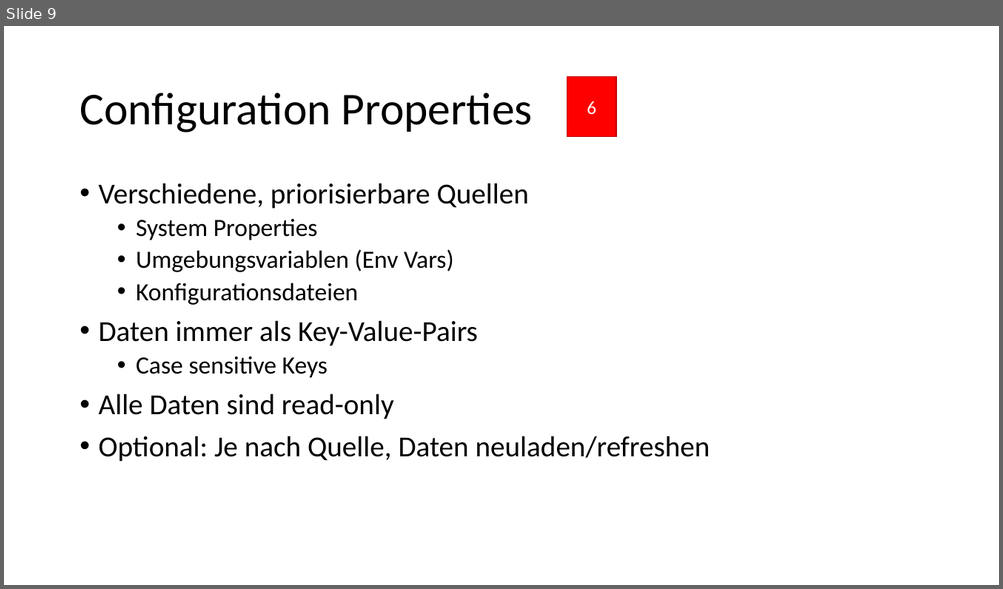
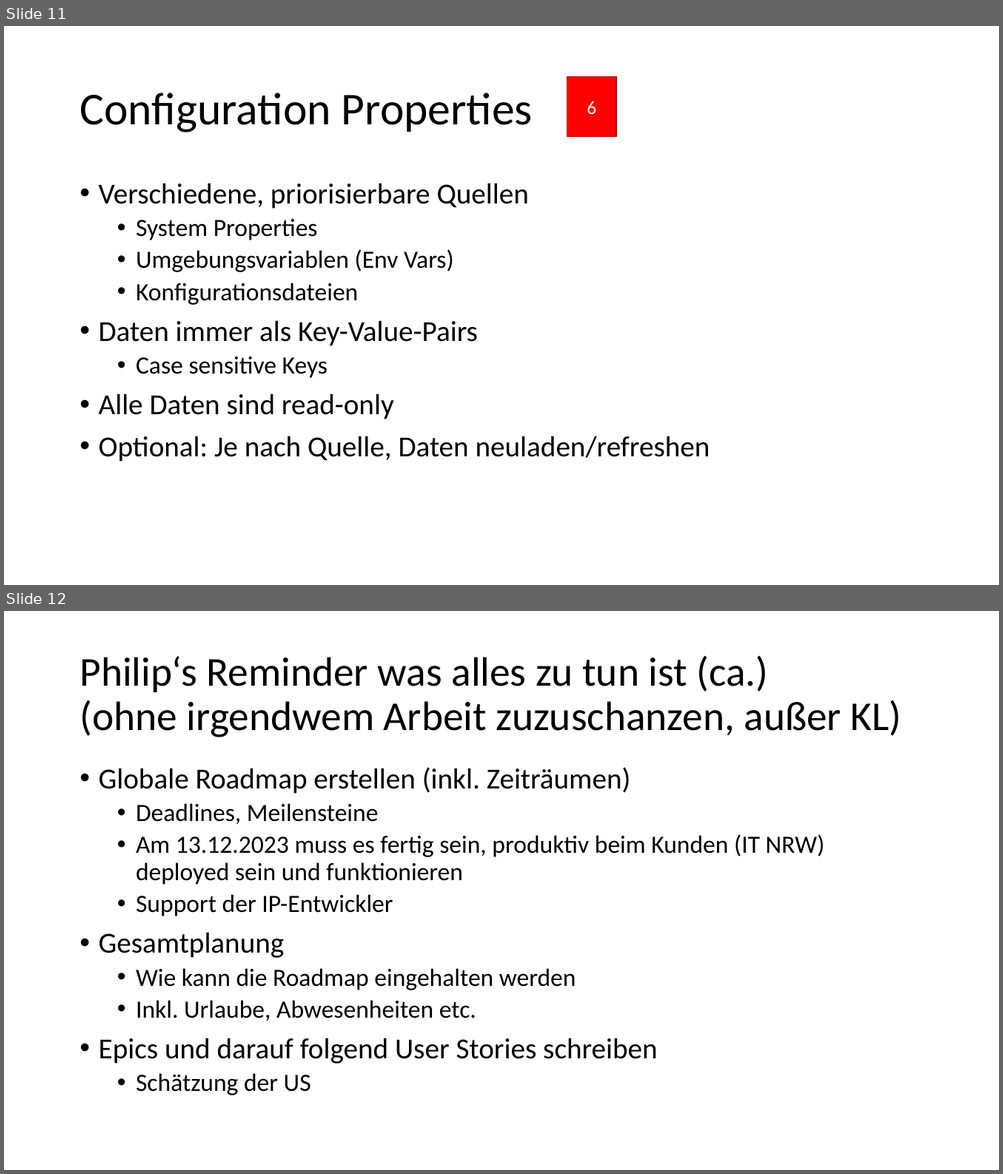
Before and after one commit to Governikus/SDG-shared-commons, a slide deck: docs/SDG Connector Implementation.pptx. Shown one above the other, each under a label of ours: slide 9 before the commit, slides 11 and 12 after it. The pictures are 1003x589 and 1003x1174 pixels, drawn with LibreOffice and Linux fonts; fonts in the diff are those of the drawing. Boxes give left, top, right and bottom in pixels: in the first picture for what was removed or moved away, otherwise in the second. Text is boxed around its words. In the diff, an @@ line names an element or a change of style, - is before the commit and + after.

```diff
--- a/docs/SDG Connector Implementation.pptx
+++ b/docs/SDG Connector Implementation.pptx
@@ slide 12 added at bbox=[4, 611, 999, 1170], background #FFFFFF @@
@@ title added at bbox=[79, 655, 902, 738], 39.6 pt, text #000000 @@
+Philip‘s Reminder was alles zu tun ist (ca.)
+(ohne irgendwem Arbeit zuzuschanzen, außer KL)
@@ text added at bbox=[99, 767, 825, 1096], 24 pt, text #000000 @@
+• Globale Roadmap erstellen (inkl. Zeiträumen)
+  • Deadlines, Meilensteine
+  • Am 13.12.2023 muss es fertig sein, produktiv beim Kunden (IT NRW) deployed sein und funktionieren
+  • Support der IP-Entwickler
+• Gesamtplanung
+  • Wie kann die Roadmap eingehalten werden
+  • Inkl. Urlaube, Abwesenheiten etc.
+• Epics und darauf folgend User Stories schreiben
+  • Schätzung der US
@@ what was slide 9 is now slide 11 @@
```
Also in this commit, not shown: 3 slides changed, 3 other slides added.
